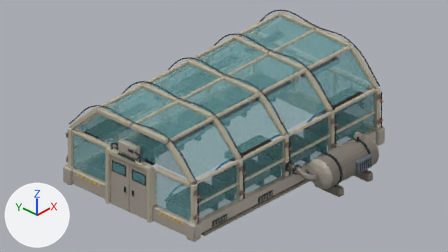
One commit to the Blender file art-source/greenhouse-v001/blend/greenhouse_v001.blend: the scene before it, then after it.
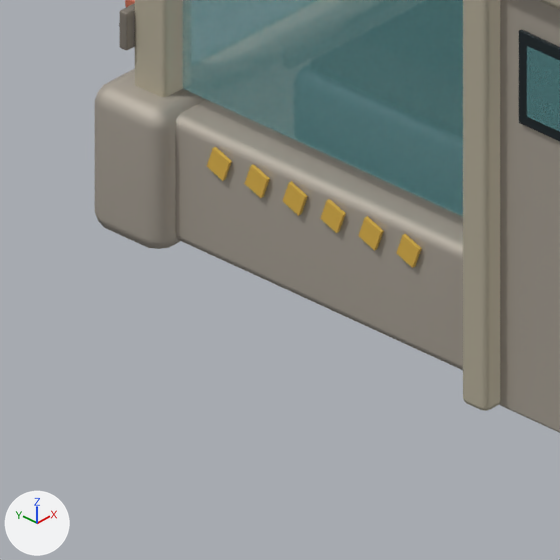
The first picture shows the older version from the file's camera 'Camera'. The close-ups show the older and then the newer version on the part from 12% to 26% of the width and 62% to 88% of the height of that picture. Only the edits that show in the close-ups are written down. Every picture has the same lights, and +X, +Y and +Z are marked at lower left.

In view in the first close-up: 'ARQ_Estufa_Parede_N', 'ARQ_Estufa_Parede_O_1', 'ARQ_Estufa_Portal_Entrada', 'ARQ_Estufa_Vidro_Fachada_-1', 'D_Estufa_Entrada_L'.
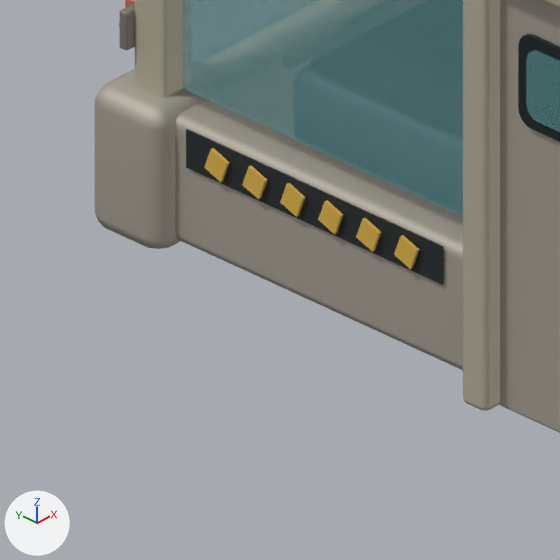
Location of each change, (x1, y1, x2, y2) in pixels of the close-ups (560 x 560 px; the box of a moved part takes in the faces that stretch with it):
part 1 of me_cube_130, added (black): after (186, 129, 443, 285)
part 2 of me_cube_130, moved or reshaped: before (213, 147, 422, 267); after (211, 148, 419, 269)

Patch to the scene script:
```diff
--- a/art-source/greenhouse-v001/blend/greenhouse_v001.blend.py
+++ b/art-source/greenhouse-v001/blend/greenhouse_v001.blend.py
@@ me_cube_130 @@
 # used by ob_arq_estufa_parede_o_1; location = (8.62, -20.22, 0.38)
-me_cube_130.from_pydata(...)  # 216 vertices, 198 faces; spans x -0.16..0.14, y -1.2..1.1, z -0.33..2.12
+me_cube_130.from_pydata(...)  # 224 vertices, 204 faces; spans x -0.18..0.14, y -1.2..1.1, z -0.33..2.12
+# me_cube_130 part 1: a new loose piece, a box spanning x -0.154..-0.146, y -0.81..0.81, z 0.11..0.31, in mat_mat_gh_cable (black #20272b)
+# me_cube_130 part 2
+# 36 faces are deleted
+# 24 vertices in x -0.15, y -0.67..0.67, z 0.13..0.29 move by (-0.03, 0.0, 0.0)
+# 36 new faces join them, mat_mat_gh_hazard (yellow #e4b94c)
 me_cube_130.materials.append(mat_mat_gh_base)
@@ me_cube_130 @@
 me_cube_130.materials.append(mat_mat_gh_hazard)
+me_cube_130.materials.append(mat_mat_gh_cable)  # black #20272b
```
